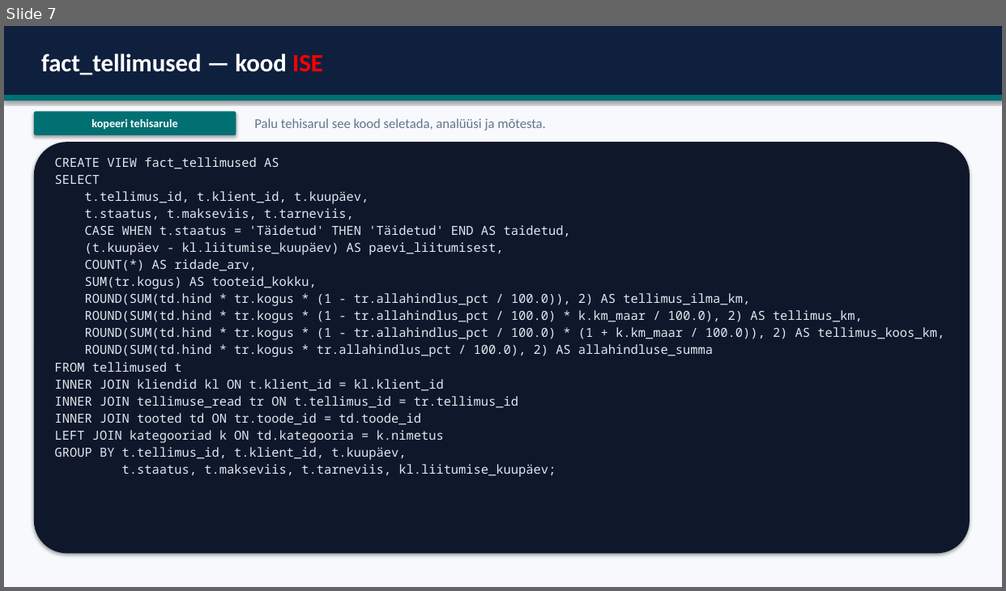
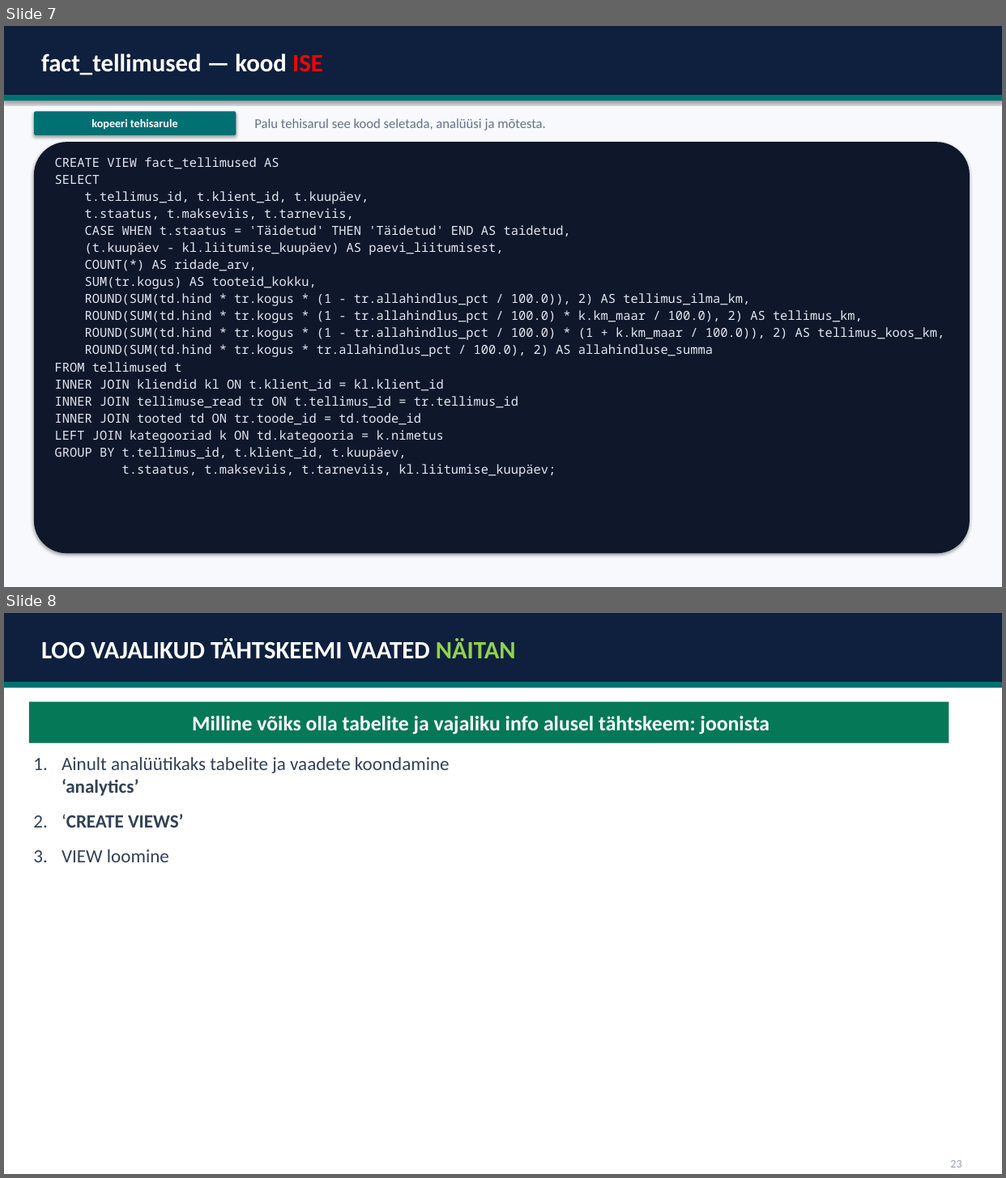
Before and after one commit to emilieabel/andmetarkus, a slide deck: Materjalid/Day9 Andmekorraldus Dim Fakt/9-paev-andmetarkus-esitlus.pptx. Shown one above the other, each under a label of ours: slide 7 before the commit, slides 7 and 8 after it. The pictures are 1006x591 and 1006x1178 pixels, drawn with LibreOffice and Linux fonts; fonts in the diff are those of the drawing. Boxes give left, top, right and bottom in pixels: in the first picture for what was removed or moved away, otherwise in the second. Text is boxed around its words. In the diff, an @@ line names an element or a change of style, - is before the commit and + after.

```diff
--- a/Materjalid/Day9 Andmekorraldus Dim Fakt/9-paev-andmetarkus-esitlus.pptx
+++ b/Materjalid/Day9 Andmekorraldus Dim Fakt/9-paev-andmetarkus-esitlus.pptx
@@ slide 8 added at (x1=4, y1=613, x2=1002, y2=1174), background #FFFFFF @@
@@ rectangle added at (x1=4, y1=613, x2=1002, y2=682), fill #0F203E @@
@@ text added at (x1=41, y1=638, x2=516, y2=659), 24 pt, text #FFFFFF, bold @@
+LOO VAJALIKUD TÄHTSKEEMI VAATED NÄITAN
@@ rectangle added at (x1=4, y1=682, x2=1002, y2=688), fill #007073 @@
@@ rectangle added at (x1=28, y1=702, x2=948, y2=743), fill #047857 @@
@@ text added at (x1=192, y1=716, x2=769, y2=735), 20 pt, text #FFFFFF, bold @@
+Milline võiks olla tabelite ja vajaliku info alusel tähtskeem: joonista
@@ text added at (x1=62, y1=757, x2=450, y2=862), 18 pt, text #334155 @@
+1. Ainult analüütikaks tabelite ja vaadete koondamine
+   ‘analytics’
+2. ‘CREATE VIEWS’
+3. VIEW loomine
@@ text added at (x1=950, y1=1161, x2=961, y2=1168), 11 pt, text #94A3B8 @@
+23
```
Also in this commit, not shown: 7 slides changed, 2 other slides added, 1 other file.
